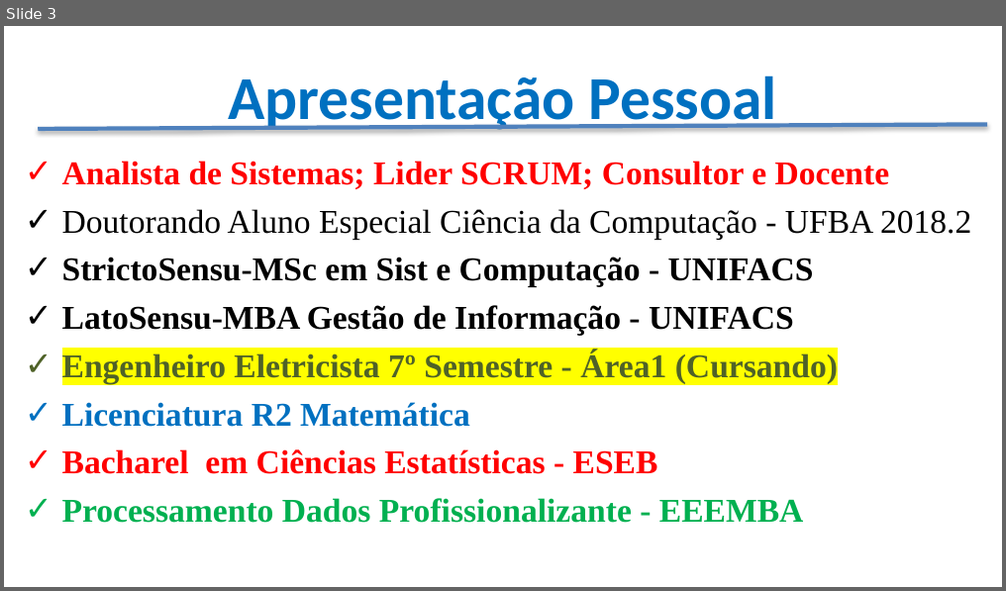
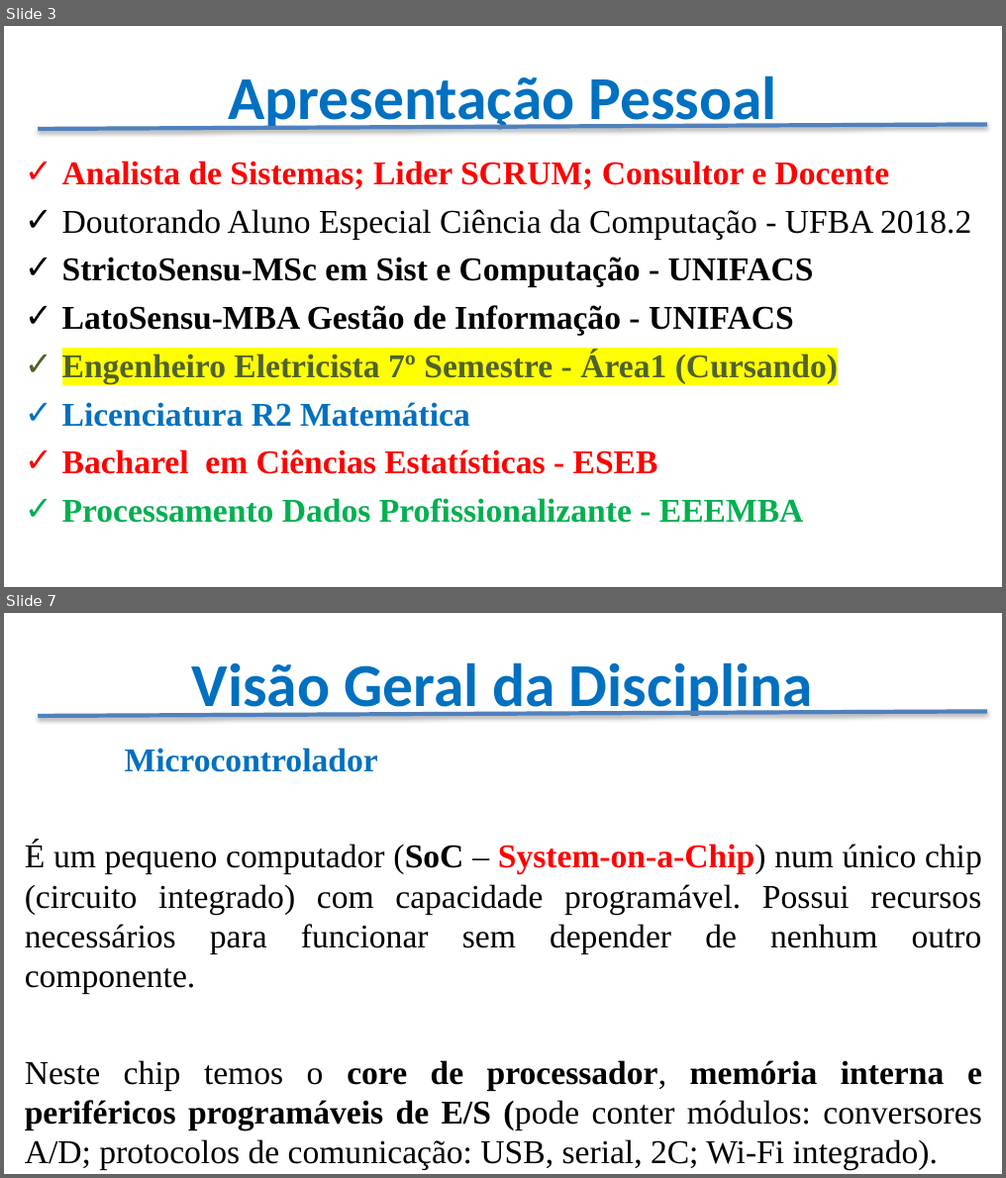
Before and after one commit to CloudEducationBrazil/WydenArea1ProgramacaoMicrocontroladores, a slide deck: Apresentação - Programação Microcontroladores.pptx. Shown one above the other, each under a label of ours: slide 3 before the commit, slides 3 and 7 after it; the slides between them are not shown. The pictures are 1006x591 and 1006x1178 pixels, drawn with LibreOffice and Linux fonts; fonts in the diff are those of the drawing; background and template pictures are left out. Boxes give left, top, right and bottom in pixels: in the first picture for what was removed or moved away, otherwise in the second. Text is boxed around its words. In the diff, an @@ line names an element or a change of style, - is before the commit and + after.

Commit message:
Apresentação da disciplina Microcontroladores.

```diff
--- a/Apresentação - Programação Microcontroladores.pptx
+++ b/Apresentação - Programação Microcontroladores.pptx
@@ slide 7 added at [4, 613, 1002, 1174], background picture (left out) @@
@@ title added at [192, 663, 813, 721], 44 pt, text #0070C0, bold @@
+Visão Geral da Disciplina
@@ line added from (38, 716) to (987, 712), #4F81BD 3 pt @@
@@ text added at [25, 748, 982, 1170], 24 pt, text #000000 @@
+Microcontrolador
+É um pequeno computador (SoC – System-on-a-Chip) num único chip (circuito integrado) com capacidade programável. Possui recursos necessários para funcionar sem depender de nenhum outro componente.
+Neste chip temos o core de processador, memória interna e periféricos programáveis de E/S (pode conter módulos: conversores A/D; protocolos de comunicação: USB, serial, 2C; Wi-Fi integrado).
```
Also in this commit, not shown: 12 slides changed, 6 other slides added, 2 slides removed.
